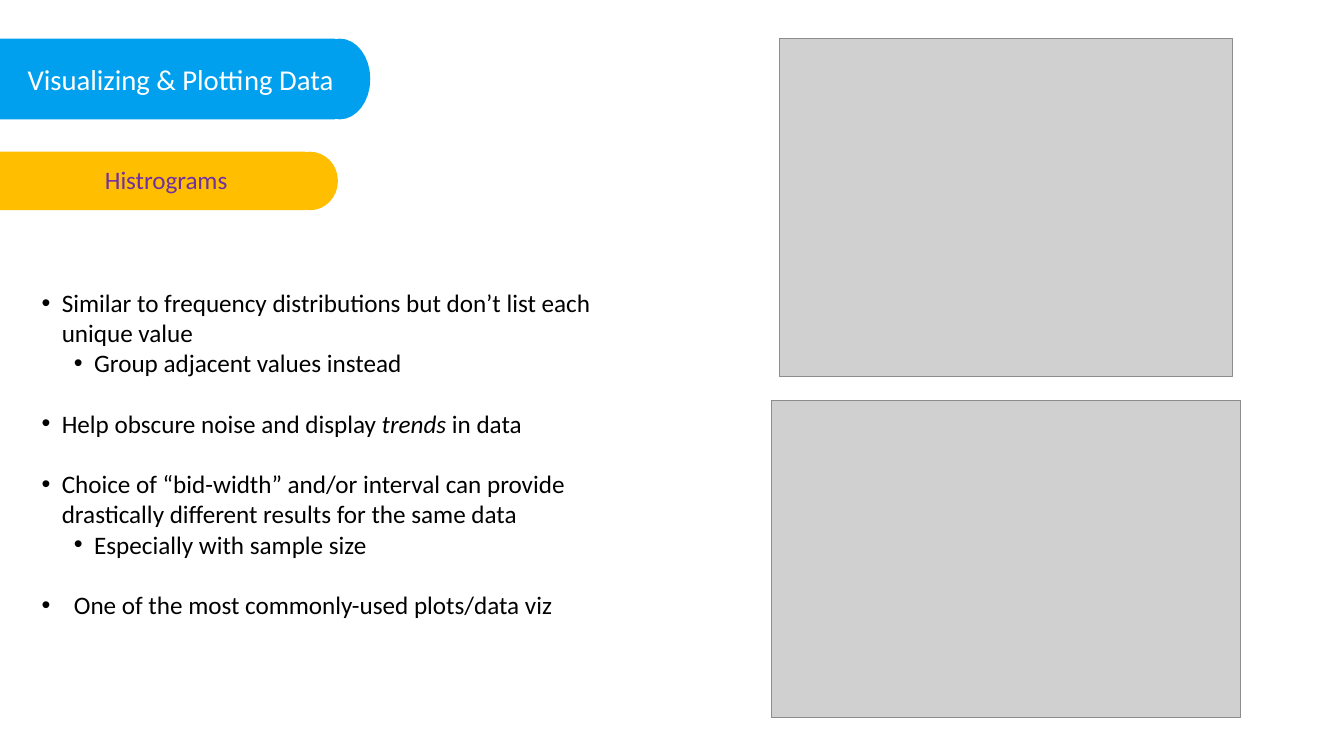
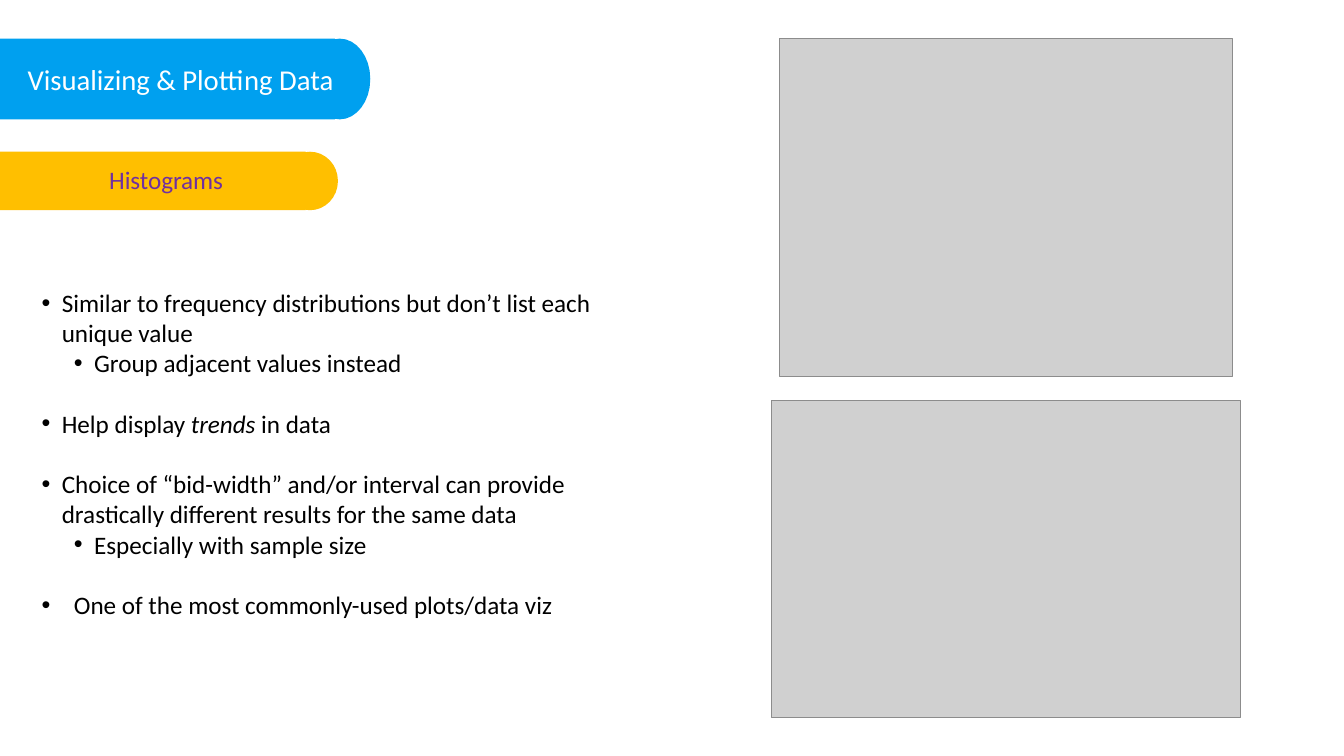
Before and after one commit to gmg20/PsychoStat, a slide deck: slide 4 of Statistics Concepts/Describing&ExploringData.pptx. Drawn at 1344x756 pixels with LibreOffice and Linux fonts; fonts in the diff are those of the drawing; grey boxes stand for pictures. Boxes give left, top, right and bottom in pixels: in the first picture for what was removed or moved away, otherwise in the second. Text is boxed around its words. In the diff, an @@ line names an element or a change of style, - is before the commit and + after.

```diff
--- a/Statistics Concepts/Describing&ExploringData.pptx
+++ b/Statistics Concepts/Describing&ExploringData.pptx
@@ text at bbox=[109, 172, 223, 194]: text changed @@
-Histrograms
+Histograms
@@ text at bbox=[62, 415, 331, 437]: text changed @@
-• Help obscure noise and display trends in data
+• Help display trends in data
```
Also in this commit, not shown: 3 other slides changed.
